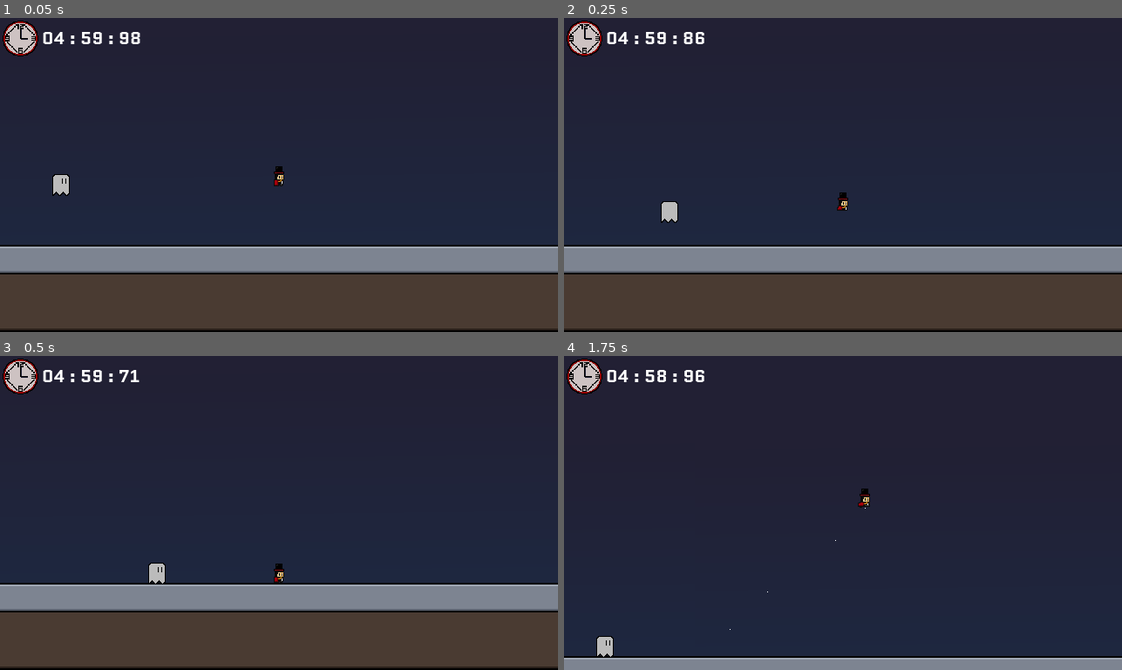
Above: before the commit, frames 1-4 (two rows, left to right).
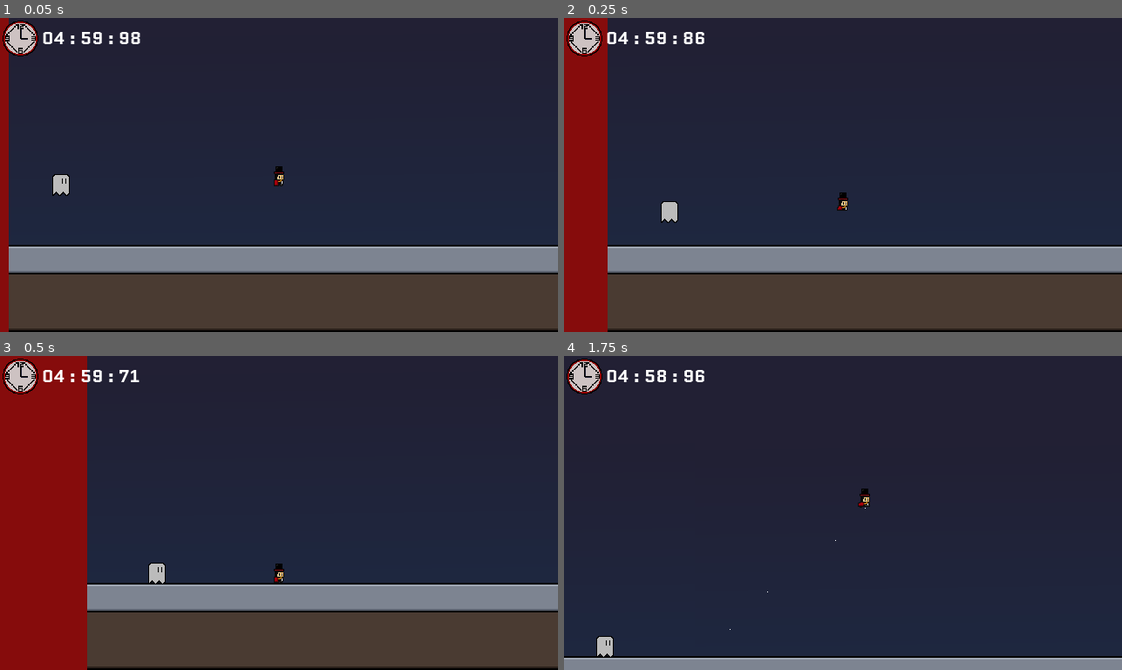
Above: after the commit, the same moments.

Repository: d3V-E/Ghost-Runner
Game: Godot game, scene res://scenes/main_game.tscn
Same seed, same stepped clock (60 frames per second), same inputs: the game is played once before the commit and once after it.
Inputs (mouse positions are in pixels of both pictures, inside the frame that each line leads up to):
- Up to frame 1 (0.05 s): no input
- Up to frame 2 (0.25 s): no input
- Up to frame 3 (0.5 s): no input
- Up to frame 4 (1.75 s): tap Enter (ui_accept) at 0.5, 0.77, 1.52 s; move the mouse to (965, 497) at 0.52 s; hold Right (ui_right) from 0.53 s (still down); tap Q (dash) at 0.6 s; click (965, 497) at 0.67 s; move the mouse to (731, 528) at 1.27 s; tap Alt at 1.35 s

The runs differ from the first frame. In frame 1, 1.5% of the frame differs, in the area x 0-2%, y 0-100%; in frame 2, 7.2%; in frame 3, 15%, in the area x 0-16%, y 0-100%; in frame 4, nothing differs.

Commit message:
Update 7

Diff:
--- a/scenes/main_game.tscn
+++ b/scenes/main_game.tscn
@@ -6,6 +6,8 @@
 [ext_resource type="Texture2D" uid="uid://uidwefvo8xfa" path="res://assets/Ground.png" id="3_ipu61"]
 [ext_resource type="Texture2D" uid="uid://dbgejvm07ta24" path="res://assets/Background Sky.png" id="3_ygxny"]
 [ext_resource type="Script" uid="uid://c2uop8yxdde1j" path="res://scripts/main_player.gd" id="4_ipu61"]
+[ext_resource type="Texture2D" uid="uid://bd182a7f8dksd" path="res://assets/Red.png" id="5_wjob3"]
+[ext_resource type="Script" uid="uid://bmfshlnot843l" path="res://scripts/red_barrier.gd" id="6_8xp80"]
 [ext_resource type="Texture2D" uid="uid://c4x380obe28c5" path="res://assets/Particle.png" id="7_wi4c7"]
 [ext_resource type="Texture2D" uid="uid://bq1s4nqksha3h" path="res://assets/timer.png" id="8_2l77h"]
 [ext_resource type="FontFile" uid="uid://cx2ex0q7cve0h" path="res://assets/fonts/Quantico-Bold.ttf" id="9_nqdth"]
@@ -266,6 +268,16 @@
 text = "00 : 00 : 00"
 vertical_alignment = 1
 
+[node name="Barrier Node" type="Node2D" parent="." unique_id=1662680256]
+script = ExtResource("6_8xp80")
+
+[node name="Red Barrier" type="Sprite2D" parent="Barrier Node" unique_id=1990127373]
+position = Vector2(-8911.5, -10348.5)
+scale = Vector2(27.848438, 59.49167)
+texture = ExtResource("5_wjob3")
+
+[node name="Barrier Area" type="Area2D" parent="Barrier Node/Red Barrier" unique_id=2001151322]
+
 [node name="Ghost" type="CharacterBody2D" parent="." unique_id=181793442]
 script = ExtResource("10_5cypo")
 
--- a/scripts/ghost.gd
+++ b/scripts/ghost.gd
@@ -9,9 +9,18 @@
 
 func _physics_process(_delta):
 	var player = %Player
+	#var distance = global_position.distance_to(player.global_position)
 	var direction = (player.global_position - global_position).normalized()
-	#if player.global_position.x < ghost.global_position.x:
-		#var reverse = (player.global_position.x - 200)
-		#global_position.x = reverse
+	#if distance <= 50 :
+	#if ghost.global_position.x > player.global_position.x:
+		#ghost.global_position.x -= (ghost.global_position.x - player.global_position.x - 100)
 	velocity = direction * SPEED
+	#else:
+		#if player.global_position.x > global_position.x:
+			#velocity.x = SPEED
+		#else:
+			#velocity.x = -SPEED
+		#if player.global_position.x < ghost.global_position.x:
+			#var reverse = (player.global_position.x - 200)
+			#global_position.x = reverse
 	move_and_slide()
--- a/scripts/main_game.gd
+++ b/scripts/main_game.gd
@@ -3,10 +3,13 @@
 @onready var player = $"Player"
 @onready var part = $"Visual Ground"
 @onready var background = $"Visual Ground/BackgroundSky"
+@onready var barrier = $"Visual Ground/Red Barrier"
+
 
 var partwidth = 640
 var partheight = 360
 var time = 30000
+
 
 func _ready():
 	pass
--- /dev/null
+++ b/scripts/red_barrier.gd
@@ -0,0 +1,28 @@
+extends Node2D
+
+
+var speed = 200
+var barrierwidth = 360
+
+
+@onready var red = $"Red Barrier"
+
+func _ready():
+	pass
+
+
+
+func _process(delta):
+	var player = %Player
+	if player.global_position.y > red.global_position.y:
+		duplicateheight()
+	if player:
+		var direction = 1
+		global_position.x += direction * speed * delta
+
+
+func duplicateheight():
+	var cloneht = red.duplicate()
+	cloneht.global_position.y = red.global_position.y
+	add_child(cloneht)
+	red = cloneht
Binary file added: assets/Red.png
Not shown, added: assets/Red.png.import
Not shown, added: scripts/red_barrier.gd.uid
